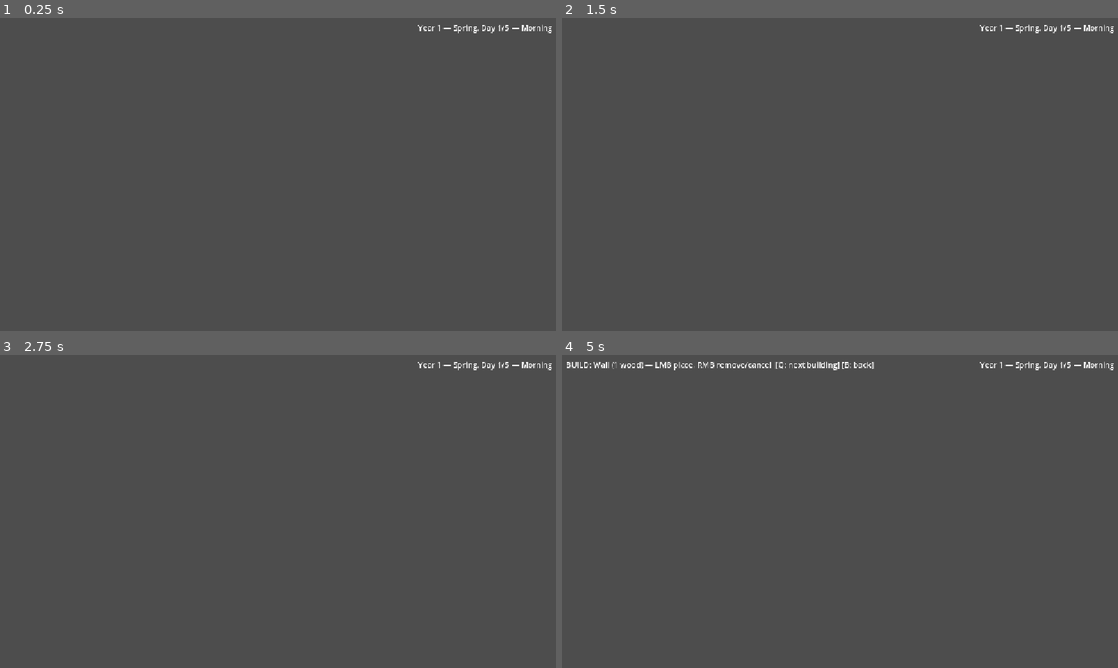
Above: before the commit, frames 1-4 (two rows, left to right).
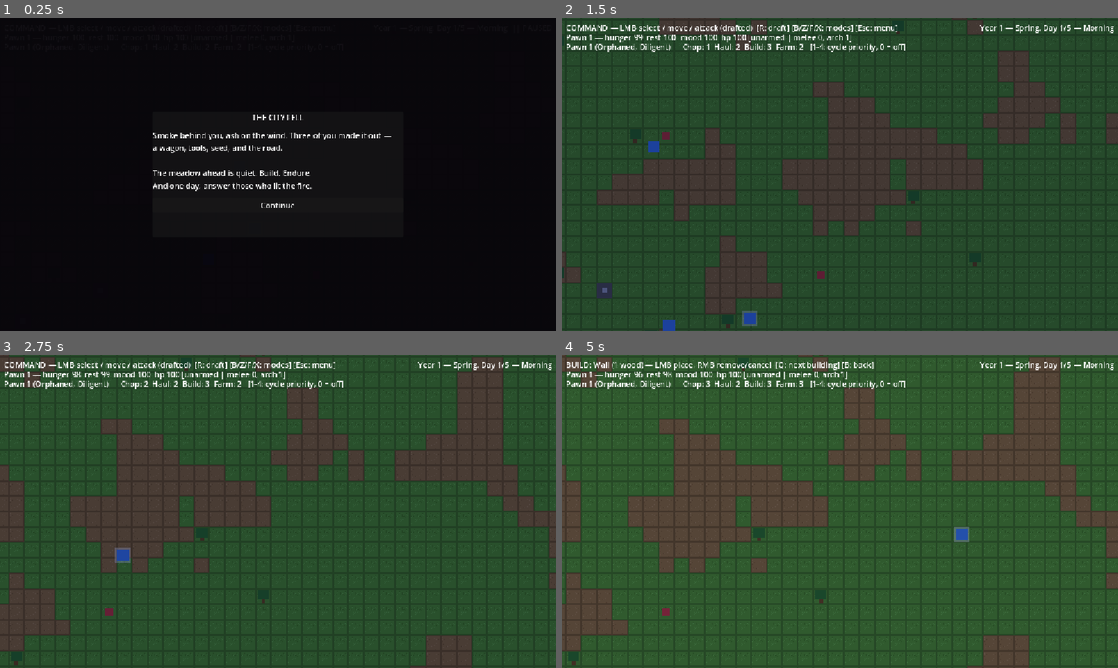
Above: after the commit, the same moments.

Repository: PakkaponBon/gameproject
Game: Godot game, scene res://scenes/main.tscn
Two runs of this game, one before a commit and one after it. Both use one fixed random seed, a clock stepped at 60 frames per second and the inputs below.
Inputs (mouse positions are in pixels of both pictures, inside the frame that each line leads up to):
- Up to frame 1 (0.25 s): no input
- Up to frame 2 (1.5 s): click (840, 205) at 0.5 s, where only the run after the commit has a clickable "Continue"; move the mouse to (962, 158) at 1.27 s; hold D (pan_right) from 1.28 s (still down); hold 3 (cycle_build_priority) from 1.28 s (still down); click (962, 158) at 1.42 s
- Up to frame 3 (2.75 s): tap 1 (cycle_chop_priority) at 1.52 s; release D (pan_right) at 2 s; release 3 (cycle_build_priority) at 2 s; drag from (166, 527) to (250, 574) at 2.02 s
- Up to frame 4 (5 s): move the mouse to (895, 442) at 2.77 s; hold D (pan_right) 2.78-3.5 s; hold 4 (cycle_farm_priority) 2.78-3.5 s; drag from (812, 574) to (673, 464) at 3.52 s; move the mouse to (1006, 558) at 4.27 s; hold A (pan_left) from 4.28 s (still down); hold B (toggle_build_mode) from 4.28 s (still down); tap 1 (cycle_chop_priority) at 4.52 s

The runs differ from the first frame. In frame 1, 100% of the frame differs, in the area x 0-100%, y 0-100%; in frame 2, 99%; in frame 3, 99%; in frame 4, 84%.
Error before the commit: Parse Error: Invalid argument for "pick_up()" function: argument 1 should be "Node2D" but is "res://scripts/faction_manager.gd". (res://scripts/faction_manager…

Commit message:
Fix: ResourceItem.pick_up accepts any Node (managers consume items too)
Co-Authored-By: Claude Fable 5 <noreply@anthropic.com>

Diff:
--- a/scripts/resource_item.gd
+++ b/scripts/resource_item.gd
@@ -22,7 +22,7 @@
 	position = WorldGrid.cell_to_world(cell)
 	_settle()
 
-func pick_up(carrier: Node2D) -> void:
+func pick_up(carrier: Node) -> void:  # pawns carry; managers consume
 	WorldGrid.unregister_item(cell)
 	if haul_job:
 		JobManager.remove_job(haul_job)
Not shown: 1 places in scenes/ally.tscn that only renumber resources
